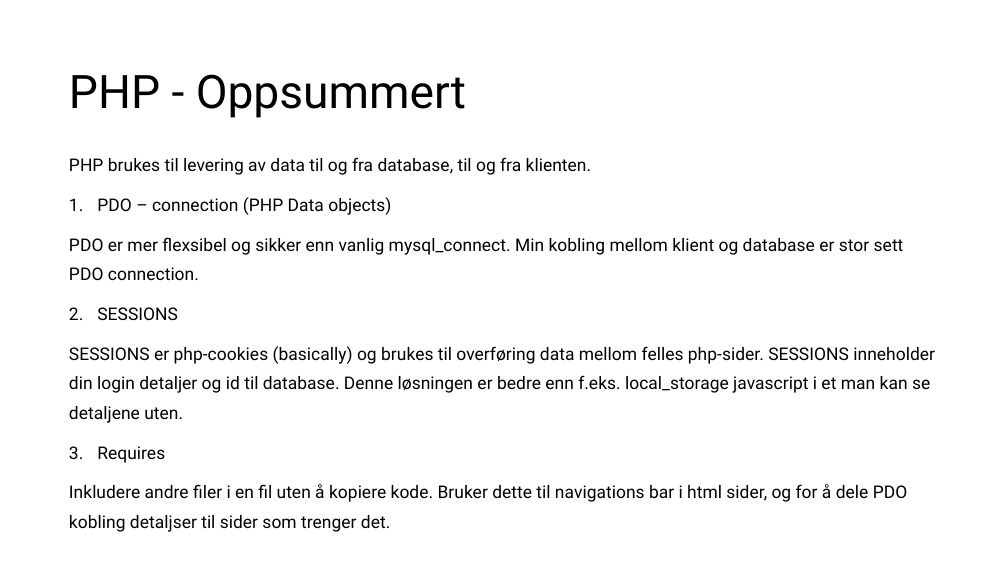
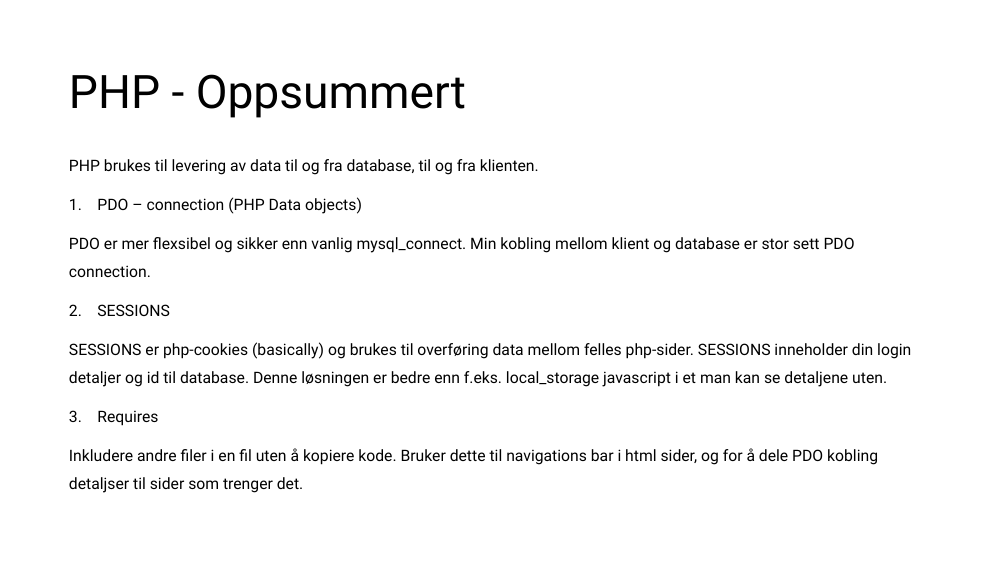
Before and after one commit to HeyItsAp/terminoppgave, a slide deck: slide 6 of Dokumenter/IT-veilendning.pptx. Drawn at 1008x567 pixels with LibreOffice and Linux fonts; fonts in the diff are those of the drawing. Boxes give left, top, right and bottom in pixels: in the first picture for what was removed or moved away, otherwise in the second. Text is boxed around its words. In the diff, an @@ line names an element or a change of style, - is before the commit and + after.

```diff
--- a/Dokumenter/IT-veilendning.pptx
+++ b/Dokumenter/IT-veilendning.pptx
@@ text "PHP brukes til levering av ..." at (69, 159, 911, 493): size 16.6 to 15 pt; line spacing 1.4 to 1.5 @@
```
Also in this commit, not shown: 1 other slide changed, 4 slides added.
